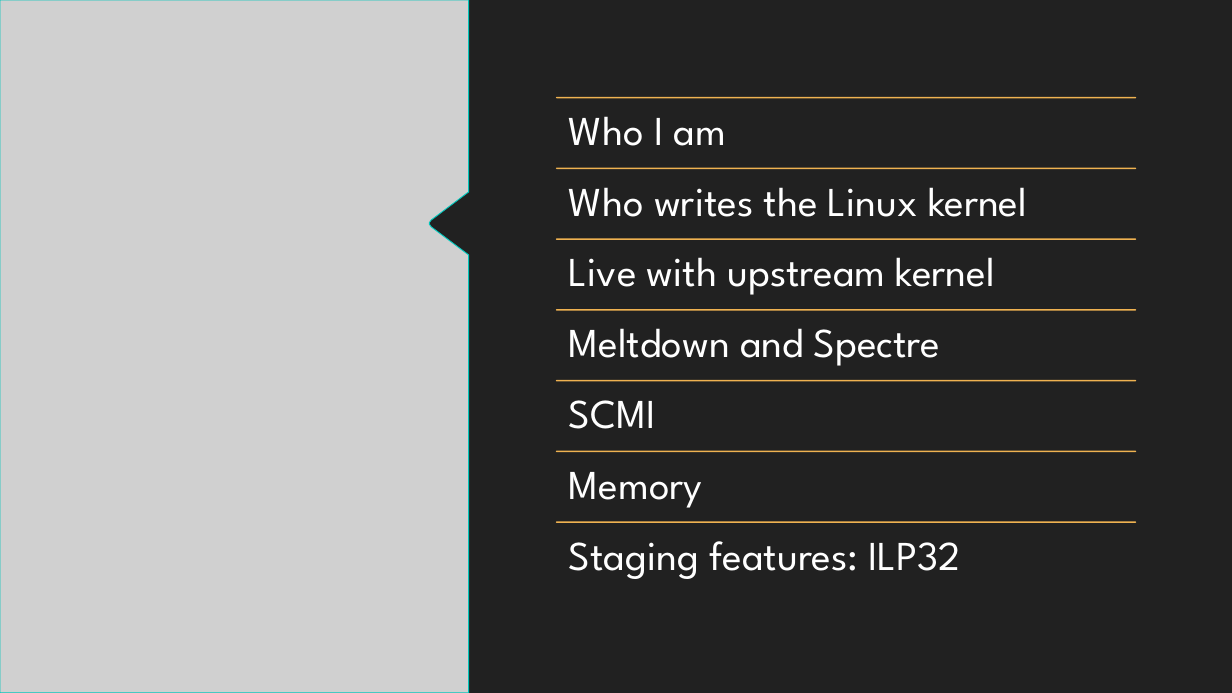
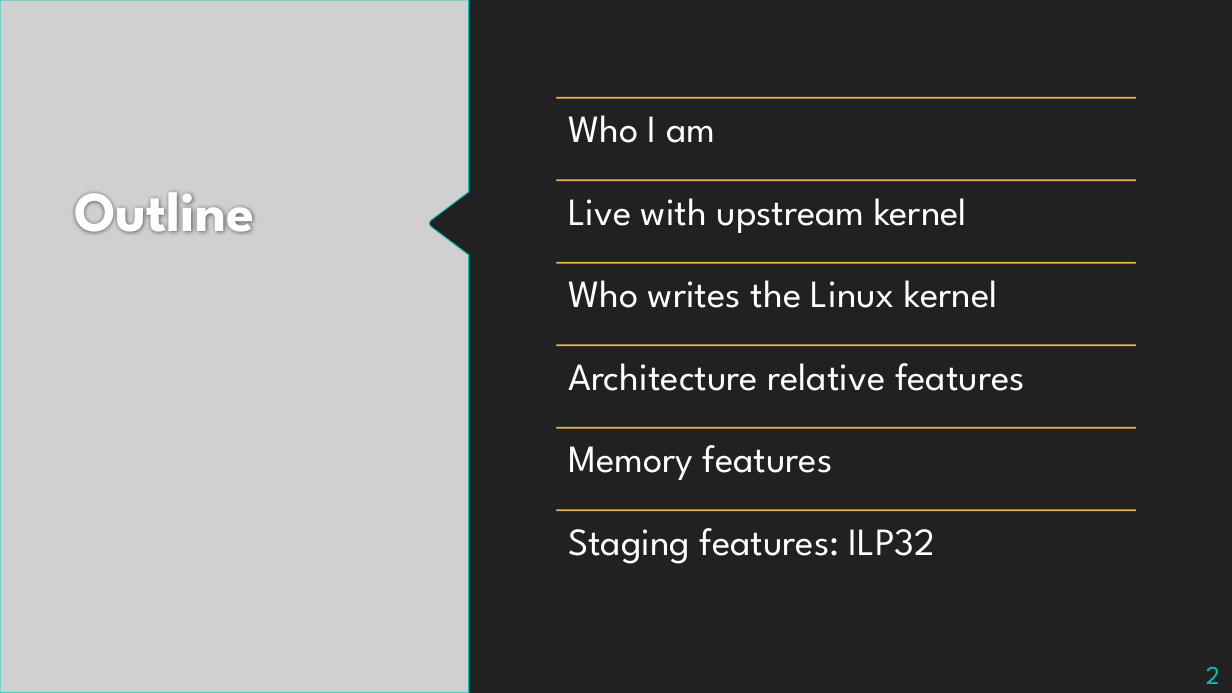
Before and after one commit to bjzhang/bjzhang.github.io, a slide deck: slide 2 of _drafts/Recent_Linux_kernel.pptx. Drawn at 1232x693 pixels with LibreOffice and Linux fonts; fonts in the diff are those of the drawing; grey boxes stand for pictures; background and template pictures are left out. Boxes give left, top, right and bottom in pixels: in the first picture for what was removed or moved away, otherwise in the second. Text is boxed around its words. In the diff, an @@ line names an element or a change of style, - is before the commit and + after.

Commit message:
slide: Linux kernel for youqilin: update

```diff
--- a/_drafts/Recent_Linux_kernel.pptx
+++ b/_drafts/Recent_Linux_kernel.pptx
@@ title added at [74, 193, 255, 233], 44 pt, text #FEFEFE, bold @@
+Outline
@@ text "Live with upstream kernel": place and size @@
-text "Live with upstream kernel" at [569, 257, 995, 295]
+text "Live with upstream kernel" at [568, 198, 967, 233]
@@ line moved from (556, 168) - (1136, 168) to (556, 180) - (1136, 180) @@
@@ size 32 to 30 pt in 4 elements at [568, 115, 715, 143], [568, 528, 936, 564], [568, 198, 967, 233], [568, 280, 998, 308] @@
@@ text "Who writes the Linux kernel": place and size @@
-text "Who writes the Linux kernel" at [569, 187, 1027, 217]
+text "Who writes the Linux kernel" at [568, 280, 998, 308]
@@ line moved from (556, 239) - (1136, 239) to (556, 262) - (1136, 262) @@
@@ line removed from (556, 310) to (1136, 310) @@
@@ text removed at [569, 328, 940, 366] @@
-Meltdown and Spectre
@@ line moved from (556, 381) - (1136, 381) to (556, 346) - (1136, 346) @@
@@ text added at [568, 363, 1025, 391], 30 pt, text #FFFFFF @@
+Architecture relative features
@@ text removed at [569, 400, 656, 429] @@
-SCMI
@@ line moved from (556, 452) - (1136, 452) to (556, 428) - (1136, 428) @@
@@ text at [568, 445, 833, 480]: text changed; size 32 to 30 pt @@
-Memory
+Memory features
@@ text "Staging features: ILP32": place and size @@
-text "Staging features: ILP32" at [569, 541, 962, 579]
+text "Staging features: ILP32" at [568, 528, 936, 564]
@@ line moved from (556, 522) - (1136, 522) to (556, 510) - (1136, 510) @@
@@ page number added at [1206, 667, 1220, 684], 20 pt, text #00C6BB @@
+2
```
Also in this commit, not shown: 15 other slides changed, 1 slide added, 1 slide removed, 2 other files.
